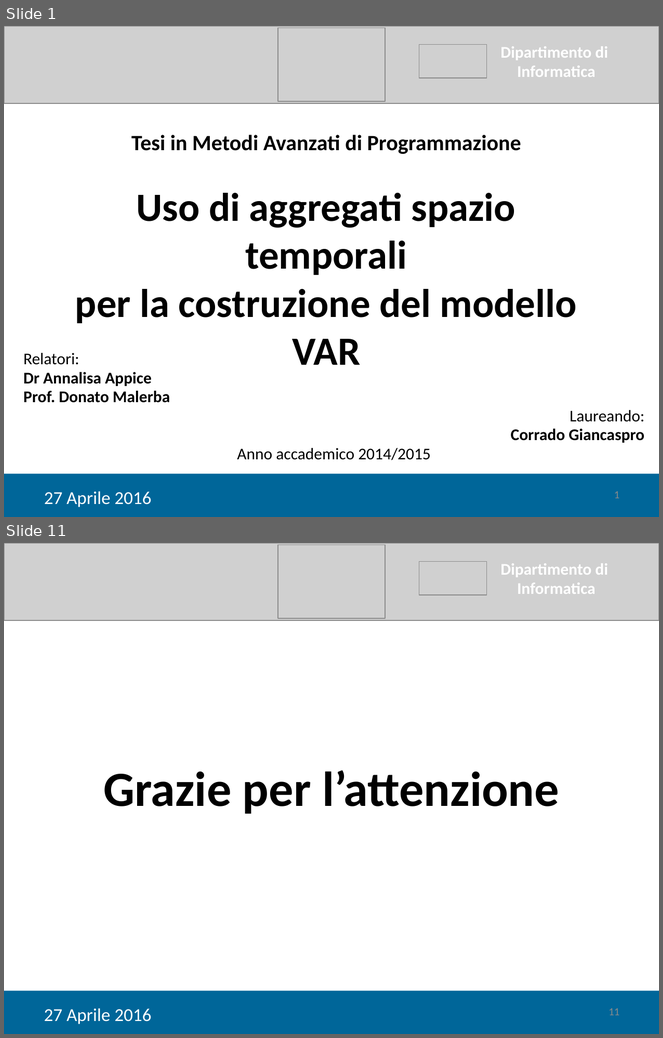
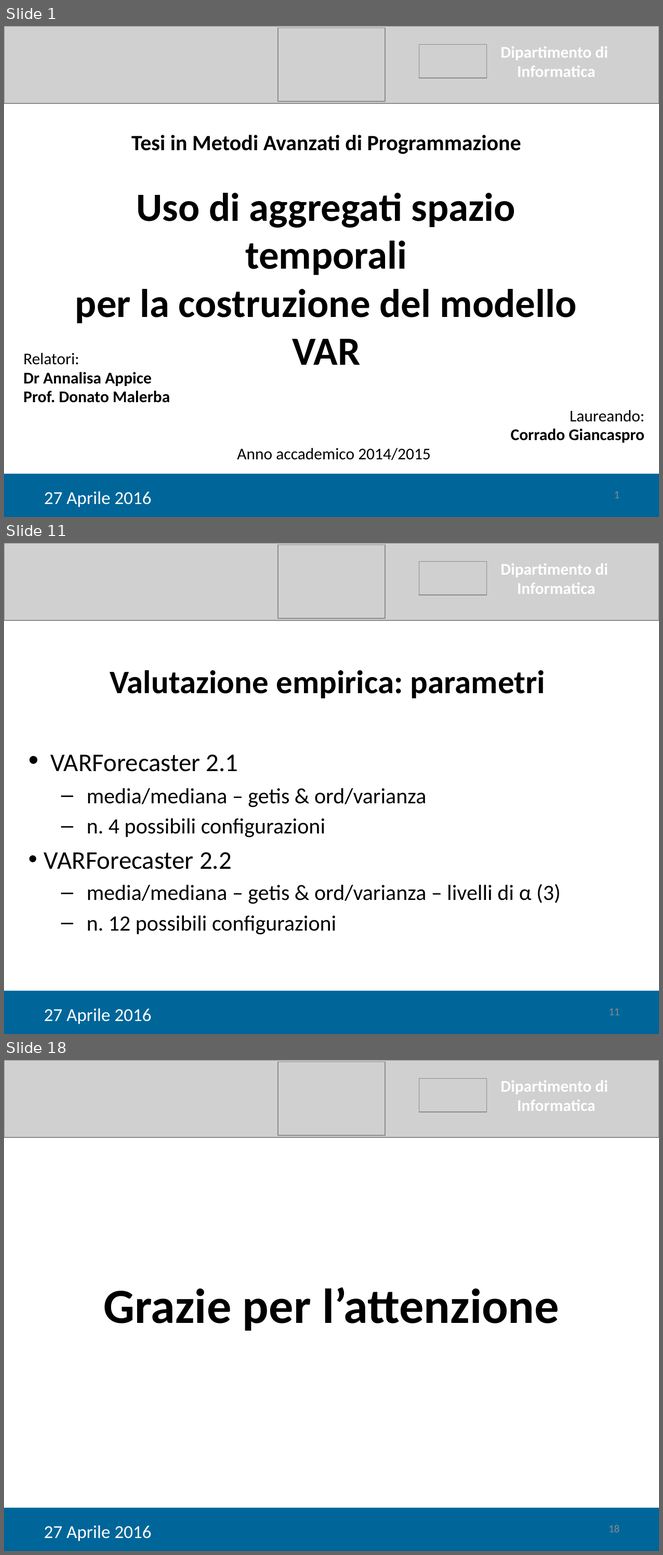
Before and after one commit to tps1516/Tesi, a slide deck: Tesi Corrado/Giancaspro_Corrado_Presentazione.pptx. Shown one above the other, each under a label of ours: slides 1 and 11 before the commit, slides 1, 11 and 18 after it; the slides between them are not shown. The pictures are 663x1038 and 663x1555 pixels, drawn with LibreOffice and Linux fonts; fonts in the diff are those of the drawing; grey boxes stand for pictures. Boxes give left, top, right and bottom in pixels: in the first picture for what was removed or moved away, otherwise in the second. Text is boxed around its words. In the diff, an @@ line names an element or a change of style, - is before the commit and + after.

```diff
--- a/Tesi Corrado/Giancaspro_Corrado_Presentazione.pptx
+++ b/Tesi Corrado/Giancaspro_Corrado_Presentazione.pptx
@@ slide 11 added at bbox=[4, 543, 659, 1034], background #FFFFFF @@
@@ picture added at bbox=[4, 543, 659, 620] @@
@@ picture added at bbox=[278, 545, 385, 618] @@
@@ picture added at bbox=[419, 561, 487, 595] @@
@@ text added at bbox=[501, 563, 608, 594], 18 pt, text #FFFFFF, bold @@
+Dipartimento di
+Informatica
@@ text added at bbox=[110, 670, 545, 698], 36 pt, text #000000, bold @@
+Valutazione empirica: parametri
@@ text added at bbox=[44, 755, 561, 935], 24 pt, text #000000 @@
+• VARForecaster 2.1
+  – media/mediana – getis & ord/varianza
+  – n. 4 possibili configurazioni
+• VARForecaster 2.2
+  – media/mediana – getis & ord/varianza – livelli di α (3)
+  – n. 12 possibili configurazioni
@@ rectangle added at bbox=[4, 991, 659, 1034], fill #006699 @@
@@ text added at bbox=[44, 1008, 152, 1025], 20 pt, text #FFFFFF @@
+27 Aprile 2016
@@ page number added at bbox=[609, 1008, 620, 1016], 12 pt, text #8C8C8C @@
+11
@@ what was slide 11 is now slide 18 @@
@@ page number at bbox=[609, 1525, 620, 1533]: text changed @@
-11
+18
```
Also in this commit, not shown: 8 slides changed, 7 other slides added, 1 slide removed, 1 other file.
